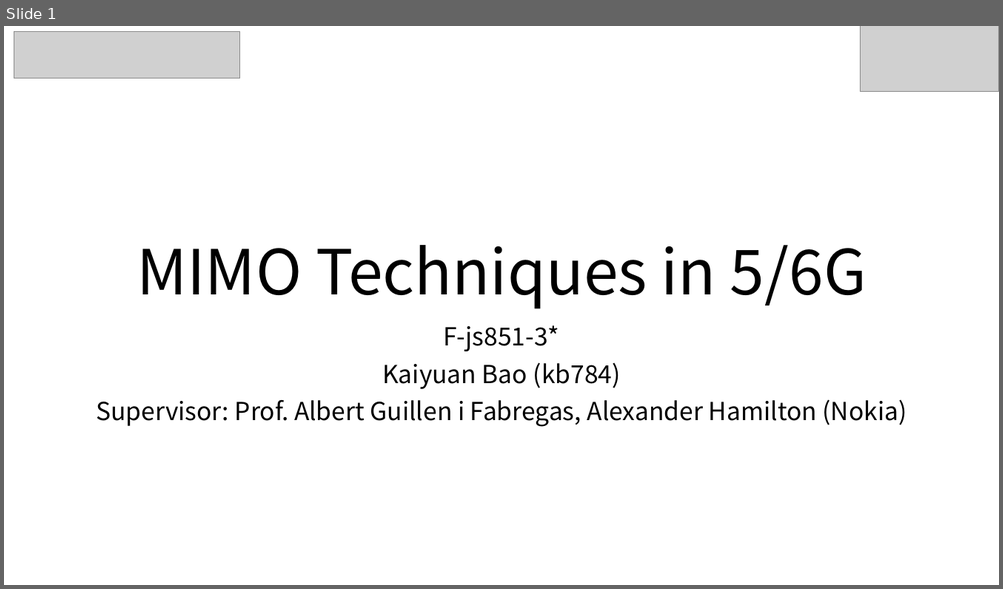
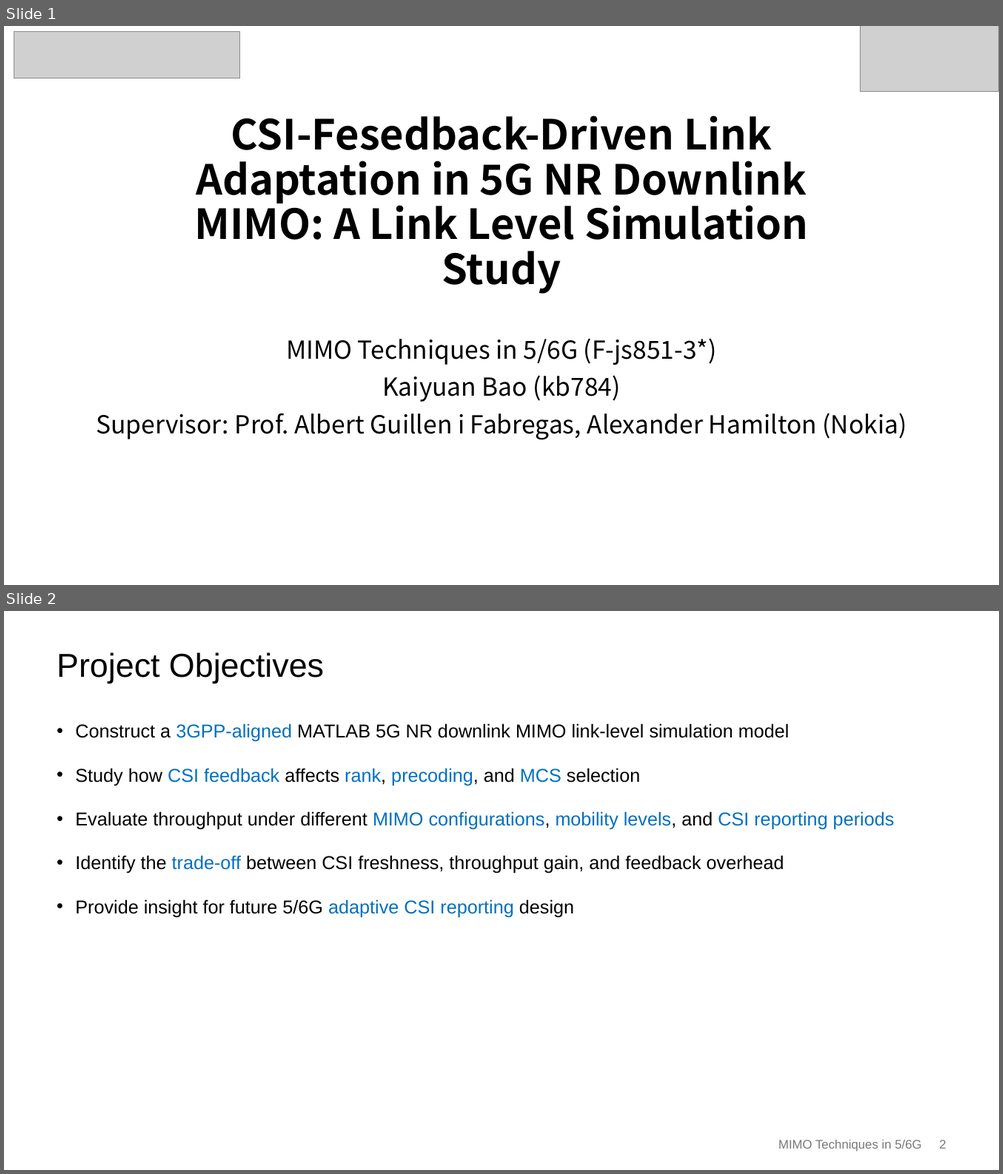
Before and after one commit to Bariumoxid/MIMOTechniques, a slide deck: PPT/Final_PPT/PPT_Final.pptx. Shown one above the other, each under a label of ours: slide 1 before the commit, slides 1 and 2 after it. The pictures are 1003x589 and 1003x1174 pixels, drawn with LibreOffice and Linux fonts; fonts in the diff are those of the drawing; grey boxes stand for pictures. Boxes give left, top, right and bottom in pixels: in the first picture for what was removed or moved away, otherwise in the second. Text is boxed around its words. In the diff, an @@ line names an element or a change of style, - is before the commit and + after.

```diff
--- a/PPT/Final_PPT/PPT_Final.pptx
+++ b/PPT/Final_PPT/PPT_Final.pptx
@@ slide 2 added at box(4, 611, 999, 1170), background #FFFFFF @@
@@ title added at box(57, 652, 324, 684), 32 pt, text #000000 @@
+Project Objectives
@@ text added at box(75, 723, 894, 917), 18 pt, text #000000 @@
+• Construct a 3GPP-aligned MATLAB 5G NR downlink MIMO link-level simulation model
+• Study how CSI feedback affects rank, precoding, and MCS selection
+• Evaluate throughput under different MIMO configurations, mobility levels, and CSI reporting periods
+• Identify the trade-off between CSI freshness, throughput gain, and feedback overhead
+• Provide insight for future 5/6G adaptive CSI reporting design
@@ text added at box(778, 1140, 945, 1152), 12 pt, text #797979 @@
+MIMO Techniques in 5/6G 2
@@ slide 1 changed as well @@
@@ title at box(194, 116, 808, 294): text changed; size 60 to 40 pt; bold on @@
-MIMO Techniques in 5/6G
+CSI-Fesedback-Driven Link Adaptation in 5G NR Downlink MIMO: A Link Level Simulation Study
@@ subtitle "MIMO Techniques in 5/6G (F-js851-3*)": place and size @@
-subtitle "MIMO Techniques in 5/6G (F-js851-3*)" at box(96, 326, 907, 427)
+subtitle "MIMO Techniques in 5/6G (F-js851-3*)" at box(96, 338, 907, 440)
@@ subtitle at box(286, 338, 717, 365): text changed @@
-F-js851-3*
+MIMO Techniques in 5/6G (F-js851-3*)
```
Also in this commit, not shown: 2 other slides changed, 4 other slides added, 6 slides removed.
